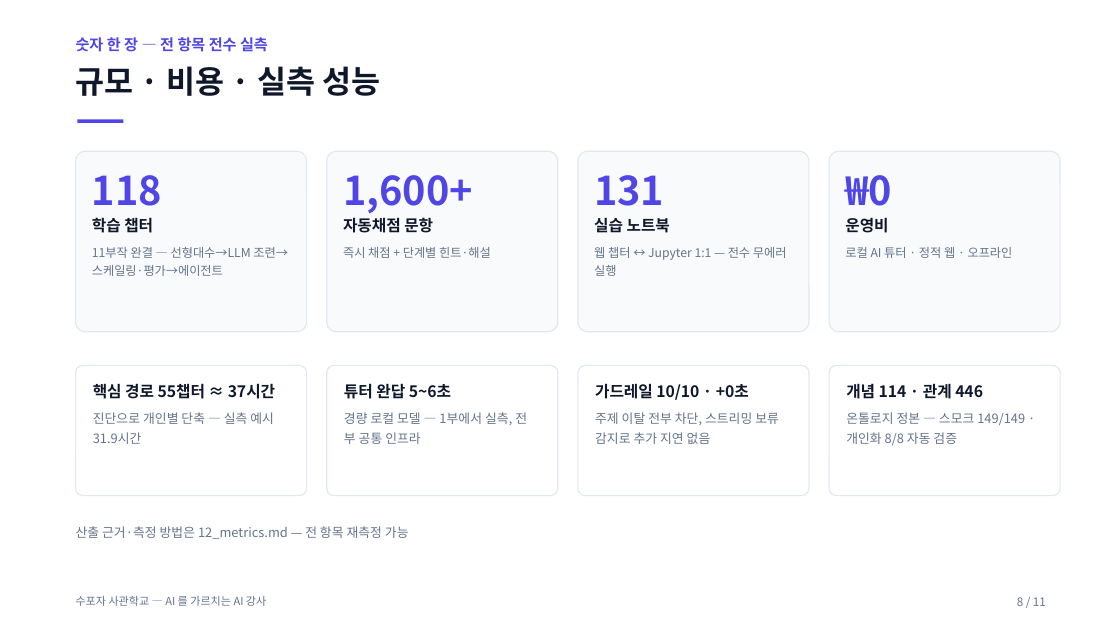
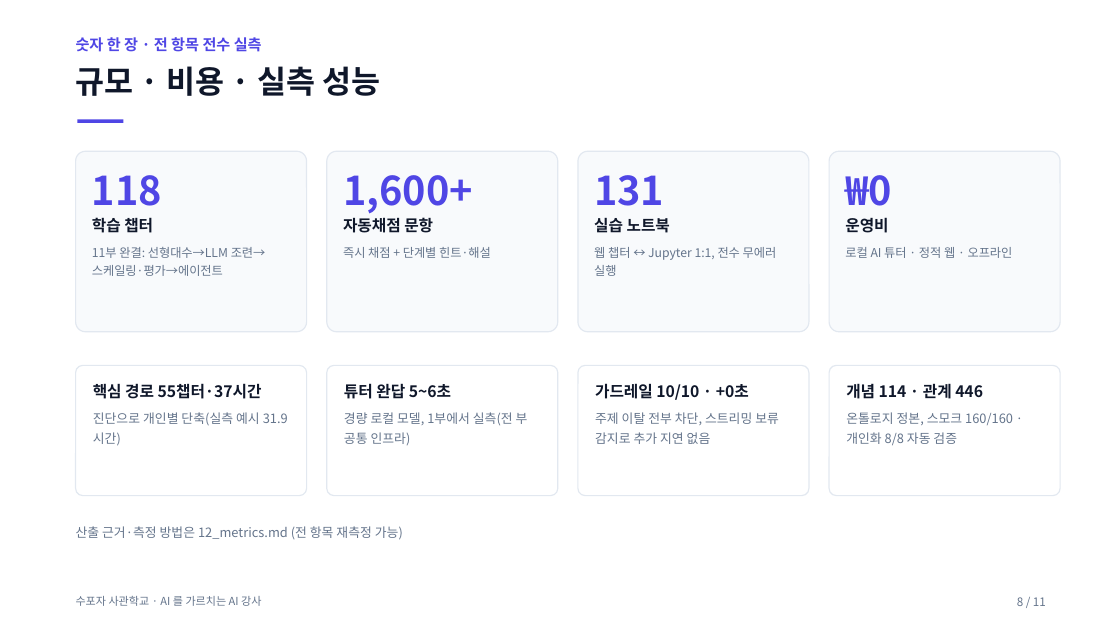
Before and after one commit to jiyupapa/math-platform, a slide deck: slide 8 of docs/hackathon/11_pitch_deck.pptx. Drawn at 1120x630 pixels with LibreOffice and Linux fonts; fonts in the diff are those of the drawing. Boxes give left, top, right and bottom in pixels: in the first picture for what was removed or moved away, otherwise in the second. Text is boxed around its words. In the diff, an @@ line names an element or a change of style, - is before the commit and + after.

```diff
--- a/docs/hackathon/11_pitch_deck.pptx
+++ b/docs/hackathon/11_pitch_deck.pptx
@@ text at (76, 37, 262, 52): text changed @@
-숫자 한 장 — 전 항목 전수 실측
+숫자 한 장 · 전 항목 전수 실측
@@ text in rounded rectangle at (594, 218, 777, 276): text changed @@
-웹 챕터 ↔ Jupyter 1:1 — 전수 무에러 실행
+웹 챕터 ↔ Jupyter 1:1, 전수 무에러 실행
@@ text in rounded rectangle at (92, 247, 266, 276): text changed @@
-11부작 완결 — 선형대수→LLM 조련→스케일링·평가→에이전트
+11부 완결: 선형대수→LLM 조련→스케일링·평가→에이전트
@@ text in rounded rectangle at (93, 383, 288, 426): text changed @@
-핵심 경로 55챕터 ≈ 37시간
-진단으로 개인별 단축 — 실측 예시 31.9시간
+핵심 경로 55챕터·37시간
+진단으로 개인별 단축(실측 예시 31.9시간)
@@ text in rounded rectangle at (344, 412, 528, 445): text changed @@
-경량 로컬 모델 — 1부에서 실측, 전 부 공통 인프라
+경량 로컬 모델, 1부에서 실측(전 부 공통 인프라)
@@ text in rounded rectangle at (846, 412, 1013, 445): text changed @@
-온톨로지 정본 — 스모크 149/149 · 개인화 8/8 자동 검증
+온톨로지 정본, 스모크 160/160 · 개인화 8/8 자동 검증
@@ text at (76, 526, 403, 540): text changed @@
-산출 근거·측정 방법은 12_metrics.md — 전 항목 재측정 가능
+산출 근거·측정 방법은 12_metrics.md (전 항목 재측정 가능)
@@ text at (76, 596, 261, 606): text changed @@
-수포자 사관학교 — AI 를 가르치는 AI 강사
+수포자 사관학교 · AI 를 가르치는 AI 강사
```
Also in this commit, not shown: 10 other slides changed, 39 other files.
